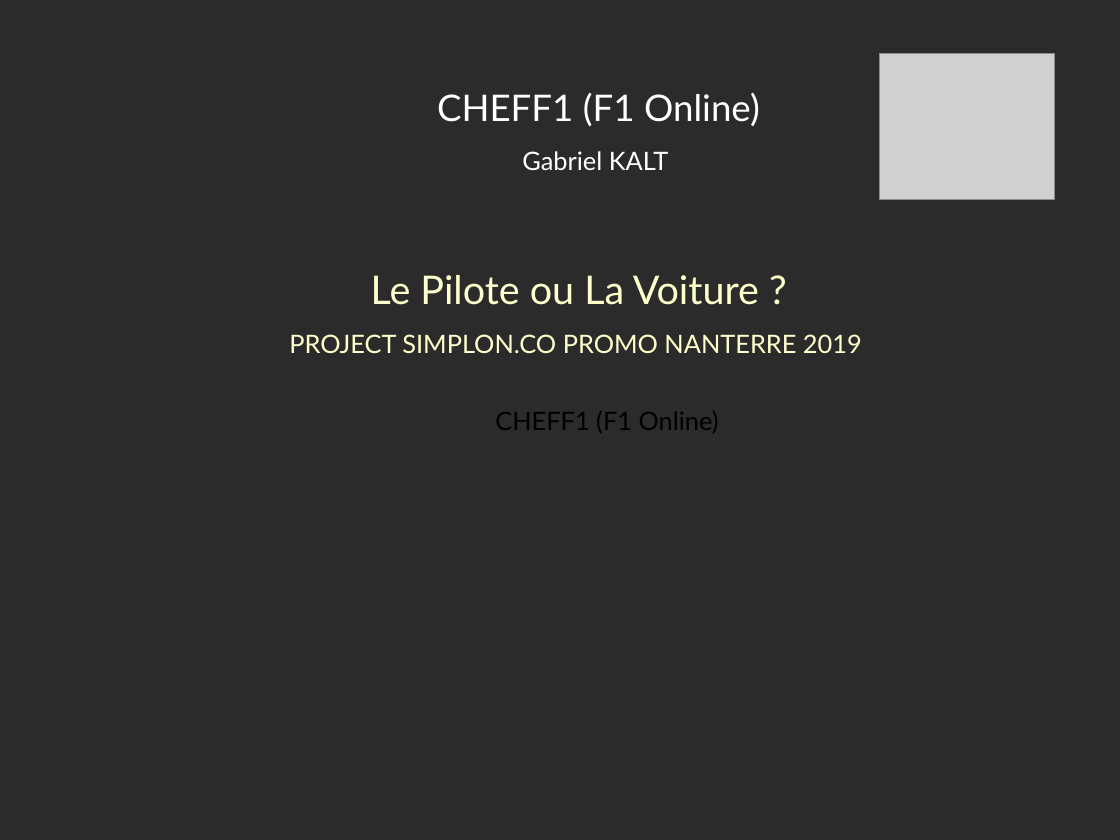
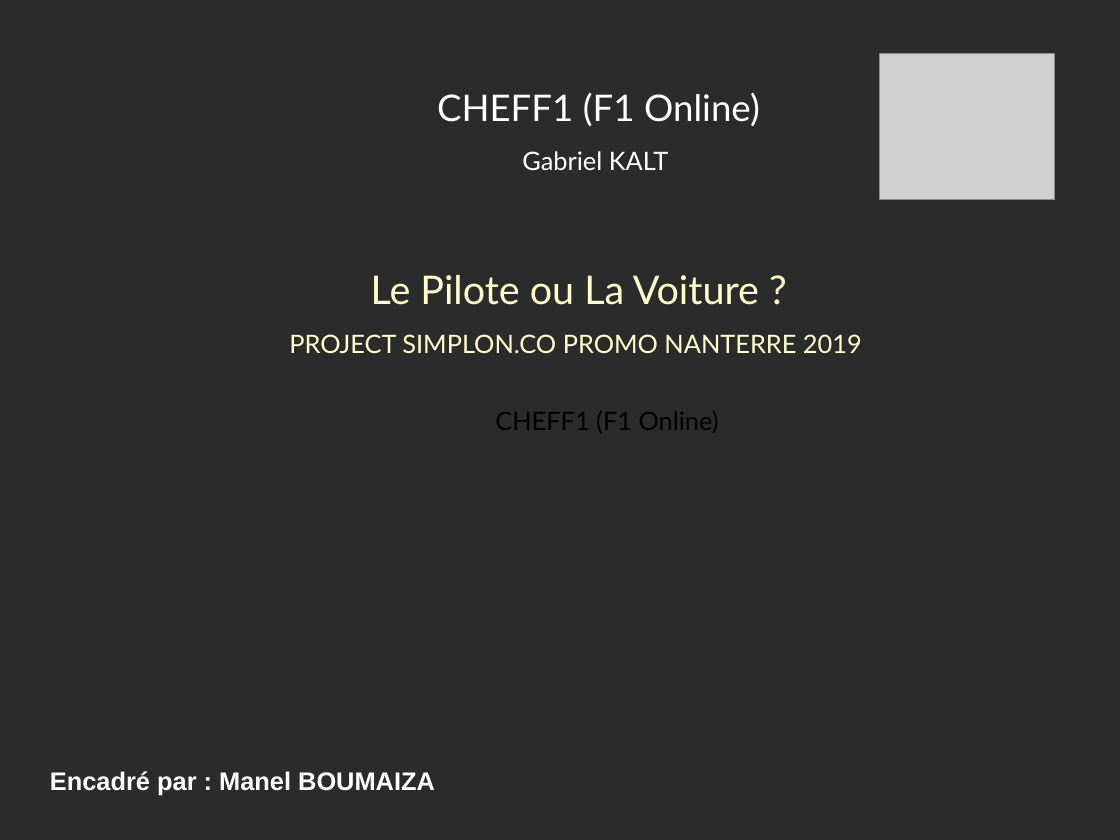
Before and after one commit to Alkare7230/ChefF1, a slide deck: slide 1 of F1chef.odp. Drawn at 1120x840 pixels with LibreOffice and Linux fonts; fonts in the diff are those of the drawing; grey boxes stand for pictures; background and template pictures are left out; a plain dark background stands for a picture behind light text. Boxes give left, top, right and bottom in pixels: in the first picture for what was removed or moved away, otherwise in the second. Text is boxed around its words. In the diff, an @@ line names an element or a change of style, - is before the commit and + after.

```diff
--- a/F1chef.odp
+++ b/F1chef.odp
@@ text added at <box>50,771,435,795</box>, 18 pt, text #FFFFFF, bold @@
+Encadré par : Manel BOUMAIZA
```
Also in this commit, not shown: 1 other slide changed, 3 slides added, 6 other files.
